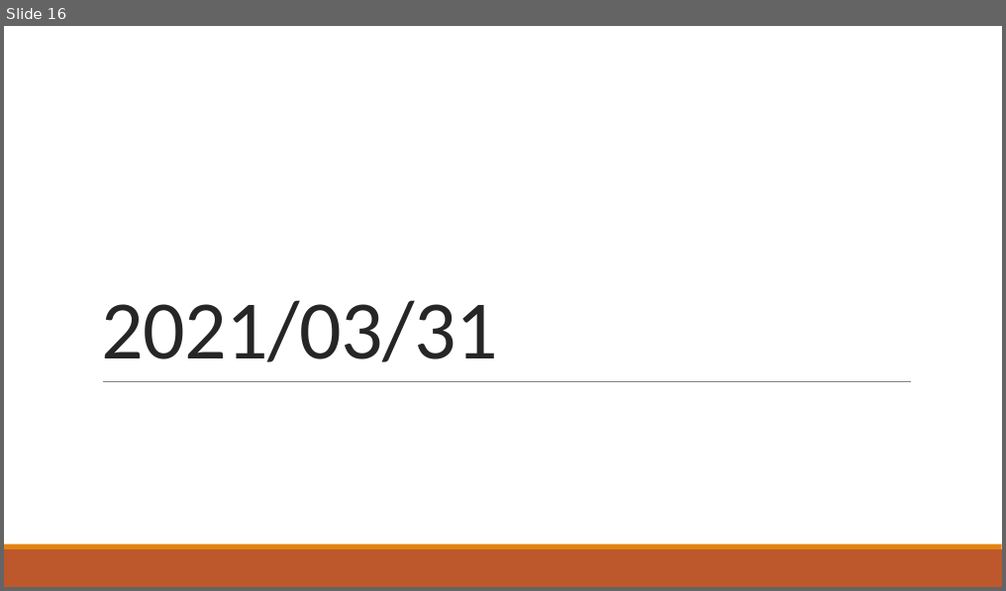
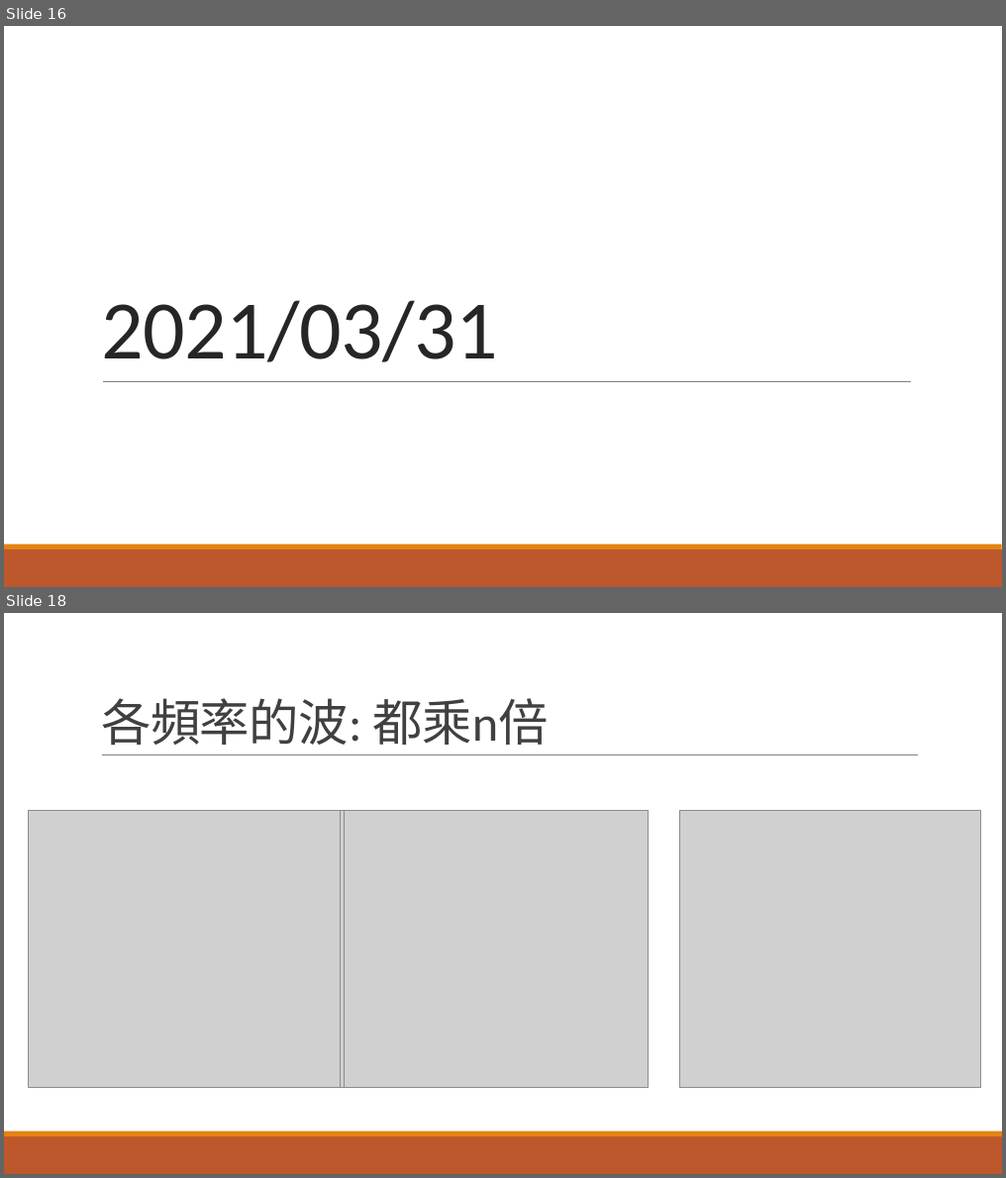
Before and after one commit to r889165/BackUpThesis, a slide deck: Geophone_Calibration/地聲儀求參數.pptx. Shown one above the other, each under a label of ours: slide 16 before the commit, slides 16 and 18 after it; the slides between them are not shown. The pictures are 1006x591 and 1006x1178 pixels, drawn with LibreOffice and Linux fonts; fonts in the diff are those of the drawing; grey boxes stand for pictures. Boxes give left, top, right and bottom in pixels: in the first picture for what was removed or moved away, otherwise in the second. Text is boxed around its words. In the diff, an @@ line names an element or a change of style, - is before the commit and + after.

```diff
--- a/Geophone_Calibration/地聲儀求參數.pptx
+++ b/Geophone_Calibration/地聲儀求參數.pptx
@@ slide 18 added at (4, 613, 1002, 1174), background #FFFFFF; not listed: 2 template elements that a slide beside it also shows @@
@@ title added at (101, 698, 548, 746), 48 pt, text #404040 @@
+各頻率的波: 都乘n倍
@@ line added from (102, 756) to (918, 756), #808080 0.5 pt @@
@@ picture added at (29, 811, 341, 1088) @@
@@ picture added at (33, 811, 344, 1088) @@
@@ picture added at (344, 811, 648, 1088) @@
@@ picture added at (679, 811, 981, 1088) @@
```
Also in this commit, not shown: 5 slides changed, 9 other slides added, 4 slides removed, 21 other files.
